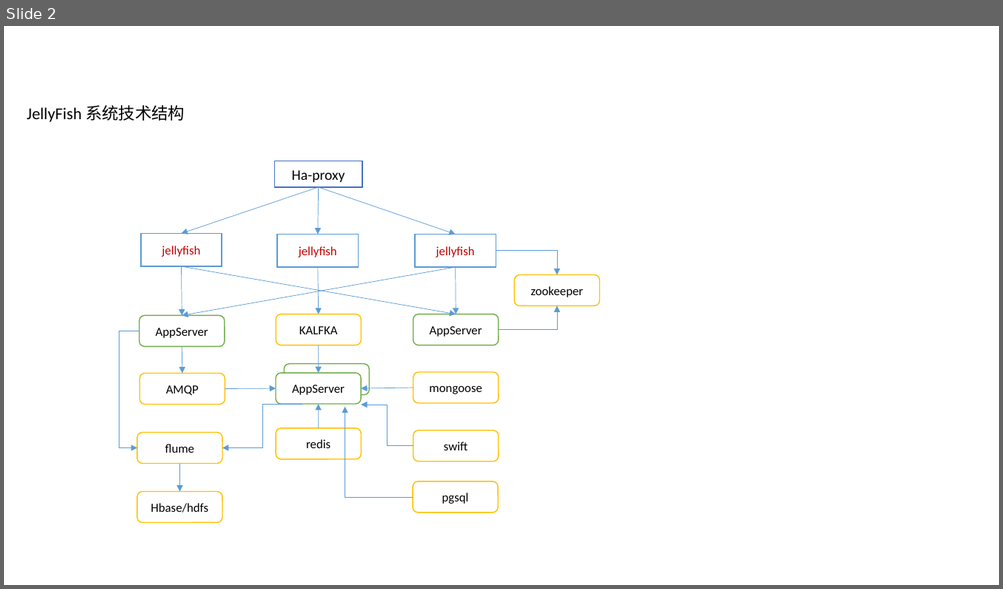
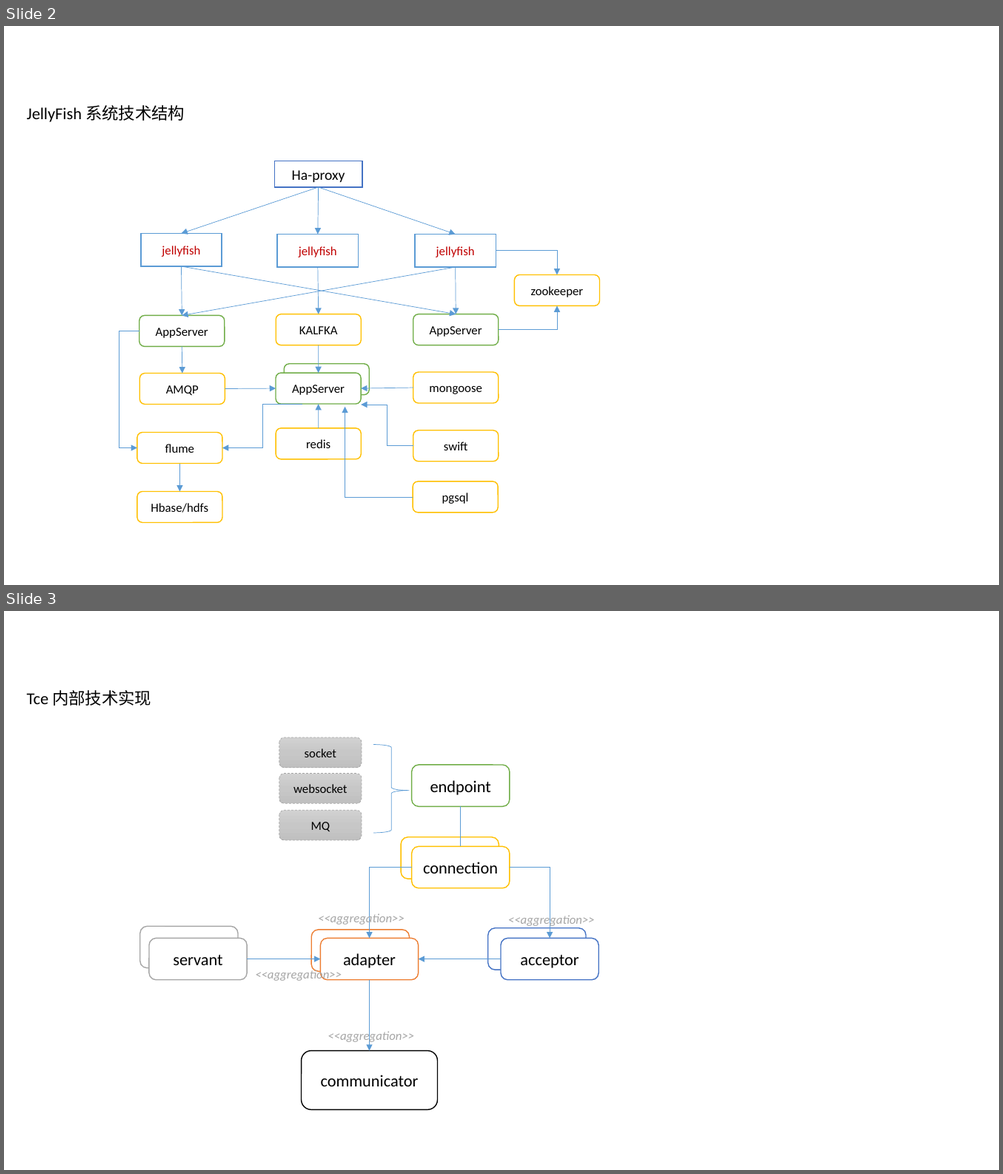
Before and after one commit to adoggie/TCE, a slide deck: doc/tce_protocal_internal.pptx. Shown one above the other, each under a label of ours: slide 2 before the commit, slides 2 and 3 after it. The pictures are 1003x589 and 1003x1174 pixels, drawn with LibreOffice and Linux fonts; fonts in the diff are those of the drawing. Boxes give left, top, right and bottom in pixels: in the first picture for what was removed or moved away, otherwise in the second. Text is boxed around its words. In the diff, an @@ line names an element or a change of style, - is before the commit and + after.

Commit message:
update

```diff
--- a/doc/tce_protocal_internal.pptx
+++ b/doc/tce_protocal_internal.pptx
@@ slide 3 added at [4,611,999,1170], background #FFFFFF @@
@@ text added at [27,690,151,706], 16 pt, text #000000 @@
+Tce 内部技术实现
@@ rounded rectangle added at [279,738,361,768], fill gradient #D2D2D2 to #C8C8C8 to #C0C0C0, outline #A5A5A5 0.5 pt dashed, 12 pt, text #000000 @@
+socket
@@ right brace added at [373,744,409,832], outline #5B9BD5 0.5 pt @@
@@ rounded rectangle added at [412,765,509,806], fill #FFFFFF, outline #70AD47 1 pt, 16 pt, text #000000 @@
+endpoint
@@ rounded rectangle added at [279,774,361,803], fill gradient #D2D2D2 to #C8C8C8 to #C0C0C0, outline #A5A5A5 0.5 pt dashed, 12 pt, text #000000 @@
+websocket
@@ rounded rectangle added at [279,810,361,840], fill gradient #D2D2D2 to #C8C8C8 to #C0C0C0, outline #A5A5A5 0.5 pt dashed, 12 pt, text #000000 @@
+MQ
@@ line added from (461, 806) to (461, 847), #5B9BD5 0.5 pt @@
@@ rounded rectangle added at [401,837,498,879], fill #FFFFFF, outline #FFC000 1 pt, 16 pt, text #000000 @@
+connection
@@ rounded rectangle added at [412,847,509,889], fill #FFFFFF, outline #FFC000 1 pt, 16 pt, text #000000 @@
+connection
@@ elbow arrow added from (412, 868) to (370, 939), #5B9BD5 0.5 pt @@
@@ elbow arrow added from (510, 868) to (549, 939), #5B9BD5 0.5 pt @@
@@ text added at [318,912,404,925], 12 pt, text #A6A6A6, italic @@
+<<aggregation>>
@@ text added at [508,914,595,927], 12 pt, text #A6A6A6, italic @@
+<<aggregation>>
@@ rounded rectangle added at [140,926,238,968], fill #FFFFFF, outline #A5A5A5 1 pt, 16 pt, text #000000 @@
+servant
@@ rounded rectangle added at [149,939,247,980], fill #FFFFFF, outline #A5A5A5 1 pt, 16 pt, text #000000 @@
+servant
@@ rounded rectangle added at [311,930,409,971], fill #FFFFFF, outline #ED7D31 1 pt, 16 pt, text #000000 @@
+adapter
@@ rounded rectangle added at [320,939,418,980], fill #FFFFFF, outline #ED7D31 1 pt, 16 pt, text #000000 @@
+adapter
@@ rounded rectangle added at [488,928,586,970], fill #FFFFFF, outline #4472C4 1 pt, 16 pt, text #000000 @@
+acceptor
@@ rounded rectangle added at [501,939,599,980], fill #FFFFFF, outline #4472C4 1 pt, 16 pt, text #000000 @@
+acceptor
@@ arrow added from (247, 960) to (320, 960), #5B9BD5 0.5 pt @@
@@ arrow added from (501, 960) to (418, 960), #5B9BD5 0.5 pt @@
@@ text added at [255,969,341,981], 12 pt, text #A6A6A6, italic @@
+<<aggregation>>
@@ arrow added from (370, 980) to (370, 1051), #5B9BD5 0.5 pt @@
@@ text added at [327,1030,414,1043], 12 pt, text #A6A6A6, italic @@
+<<aggregation>>
@@ rounded rectangle added at [301,1051,437,1111], fill #FFFFFF, outline #000000 1 pt, 16 pt, text #000000 @@
+communicator
```
